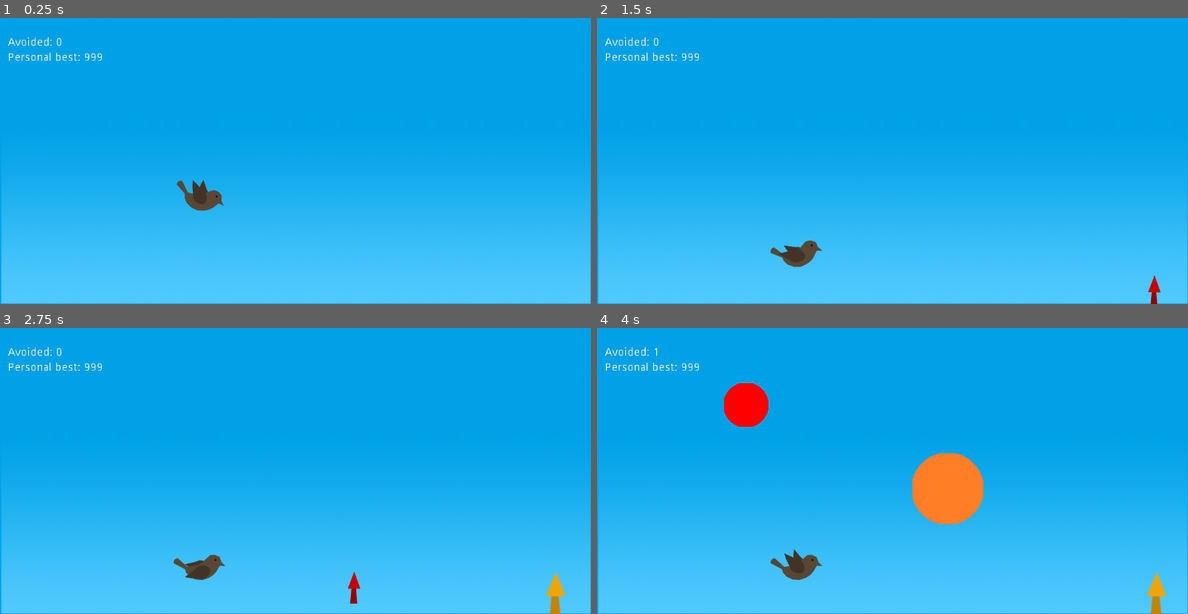
Above: before the commit, frames 1-4 (two rows, left to right).
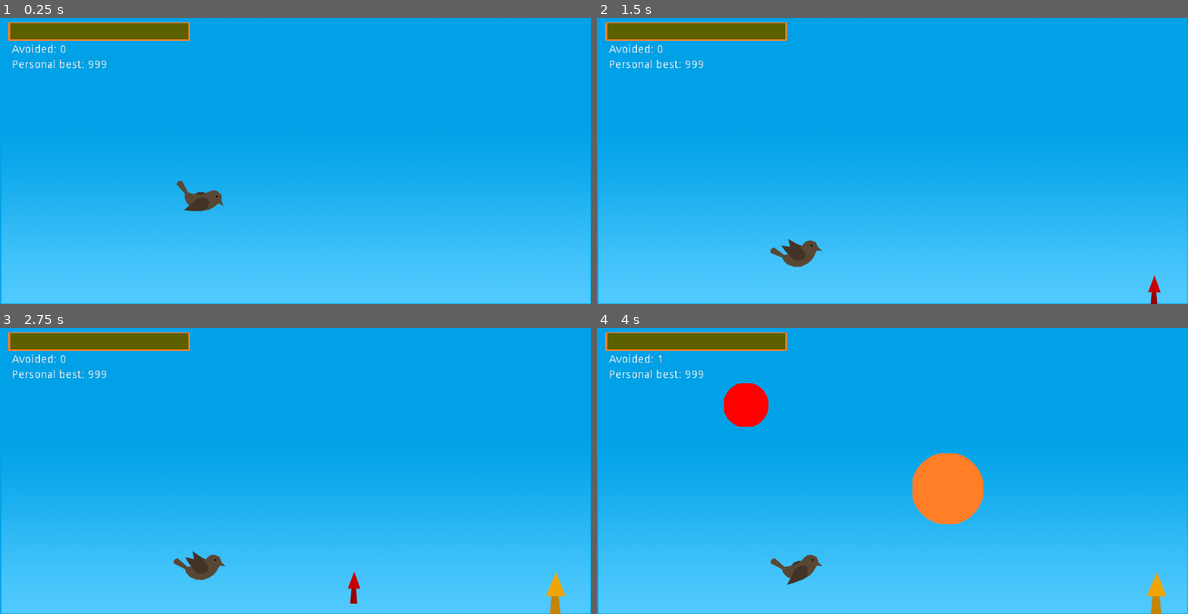
Above: after the commit, the same moments.

Repository: cuadrakev/Mint-Griffon-Game
Game: Godot game, scene res://scenes/Game.tscn
The game is run twice, just before and just after one commit, with the same random seed, the same clock (stepped at 60 frames per second) and the same inputs.
Inputs (mouse positions are in pixels of both pictures, inside the frame that each line leads up to):
- Up to frame 1 (0.25 s): no input
- Up to frame 2 (1.5 s): move the mouse to (1022, 146) at 0.52 s; click (1022, 146) at 0.67 s; move the mouse to (774, 175) at 1.27 s; click (774, 175) at 1.42 s
- Up to frame 3 (2.75 s): move the mouse to (354, 408) at 2.02 s; click (354, 408) at 2.17 s
- Up to frame 4 (4 s): move the mouse to (862, 528) at 2.77 s; click (862, 528) at 2.92 s; move the mouse to (1069, 513) at 3.52 s; click (1069, 513) at 3.67 s

The runs differ from the first frame. In frame 1, 2.7% of the frame differs, in the area x 1-36%, y 1-68%; in frame 2, 2.6%; in frame 3, 2.6%; in frame 4, 2.7%.

Commit message:
Added stress bar

Diff:
--- a/scenes/Game.tscn
+++ b/scenes/Game.tscn
@@ -11,6 +11,8 @@
 [ext_resource path="res://sprites/birds/sparrow/sparrow4.png" type="Texture" id=9]
 [ext_resource path="res://sprites/birds/sparrow/sparrow5.png" type="Texture" id=10]
 [ext_resource path="res://scripts/Avoided.gd" type="Script" id=11]
+[ext_resource path="res://sprites/bar_outline.png" type="Texture" id=13]
+[ext_resource path="res://theme.tres" type="Theme" id=15]
 
 [sub_resource type="SpriteFrames" id=2]
 animations = [ {
@@ -27,6 +29,23 @@
 
 [node name="CanvasLayer" type="CanvasLayer" parent="."]
 
+[node name="StressBar" type="Node2D" parent="CanvasLayer"]
+position = Vector2( 16, 18 )
+scale = Vector2( 1, 0.6 )
+
+[node name="Outline" type="Sprite" parent="CanvasLayer/StressBar"]
+position = Vector2( 108, 0 )
+scale = Vector2( 1.04, 1.2 )
+texture = ExtResource( 13 )
+
+[node name="ProgressBar" type="ProgressBar" parent="CanvasLayer/StressBar"]
+margin_left = -3.0
+margin_top = -17.0
+margin_right = 220.0
+margin_bottom = 17.0
+theme = ExtResource( 15 )
+percent_visible = false
+
 [node name="HitCount" type="Label" parent="CanvasLayer"]
 visible = false
 margin_left = 7.0
@@ -37,18 +56,18 @@
 script = ExtResource( 3 )
 
 [node name="Avoided" type="Label" parent="CanvasLayer"]
-margin_left = 10.0
-margin_top = 25.0
-margin_right = 70.0
-margin_bottom = 39.0
+margin_left = 15.0
+margin_top = 34.0
+margin_right = 75.0
+margin_bottom = 48.0
 text = "Avoided: "
 script = ExtResource( 11 )
 
 [node name="Best" type="Label" parent="CanvasLayer"]
-margin_left = 10.0
-margin_top = 44.0
-margin_right = 129.0
-margin_bottom = 58.0
+margin_left = 15.0
+margin_top = 53.0
+margin_right = 134.0
+margin_bottom = 67.0
 text = "Personal best: 999"
 
 [node name="ParallaxBackground" type="ParallaxBackground" parent="."]
@@ -70,7 +89,7 @@
 
 [node name="AnimatedSprite" type="AnimatedSprite" parent="Bird"]
 frames = SubResource( 2 )
-frame = 8
+frame = 3
 playing = true
 
 [node name="Sprite" type="Sprite" parent="Bird"]
--- a/scripts/FireworksNode.gd
+++ b/scripts/FireworksNode.gd
@@ -36,3 +36,4 @@
 func _on_Area2D_body_entered(_body):
 	get_node("/root/Scene").hits += 1
 	get_node("/root/Scene/CanvasLayer/HitCount").updateText()
+	get_node("/root/Scene/CanvasLayer/StressBar/ProgressBar").value += 40
--- a/scripts/SceneScript.gd
+++ b/scripts/SceneScript.gd
@@ -15,9 +15,12 @@
 
 var speedMult
 
+var PB
+
 func _ready():
 	hits = 0
 	speedMult = 1
+	PB = get_node("/root/Scene/CanvasLayer/StressBar/ProgressBar")
 
 func _process(delta):
 	timer += delta * speedMult
@@ -28,6 +31,10 @@
 		time_out = 1 + rand
 		timer = 0
 		speedMult += 0.01
+	if PB.value > 0 :
+		PB.value -= delta * speedMult
+	if PB.value >= 99:
+		print("game over")
 
 
 func spawn_next():
--- /dev/null
+++ b/theme.tres
@@ -0,0 +1,11 @@
+[gd_resource type="Theme" load_steps=3 format=2]
+
+[sub_resource type="StyleBoxFlat" id=1]
+bg_color = Color( 0.368627, 0.380392, 0, 1 )
+
+[sub_resource type="StyleBoxFlat" id=2]
+bg_color = Color( 1, 0, 0, 1 )
+
+[resource]
+ProgressBar/styles/bg = SubResource( 1 )
+ProgressBar/styles/fg = SubResource( 2 )
Not shown: 1 places in scenes/Game.tscn that only renumber resources
Binary file added: sprites/bar_outline.png
Not shown, added: sprites/bar_outline.png.import
